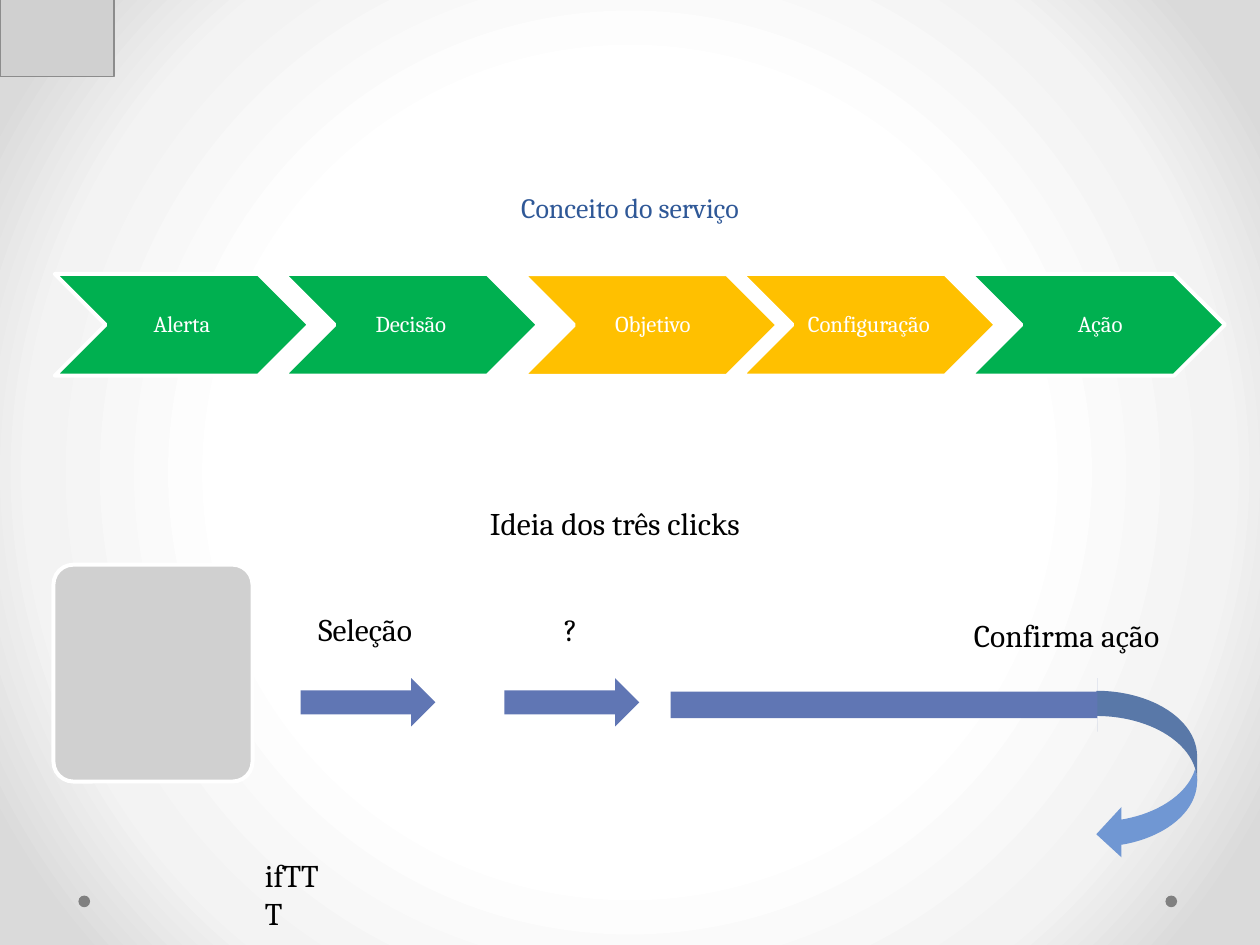
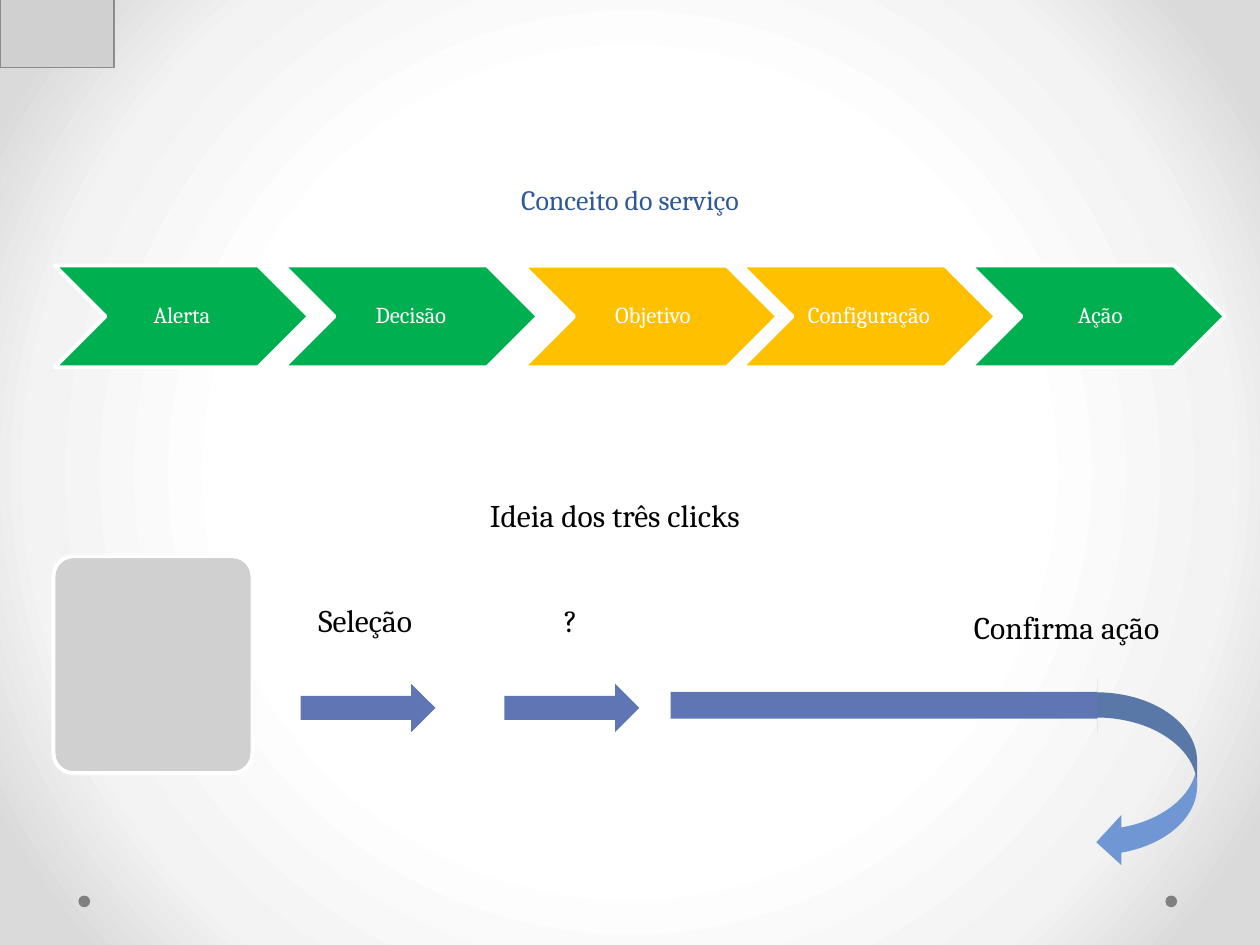
Before and after one commit to Neimarmg/TCC, a slide deck: slide 7 of Ppt-Final.pptx. Drawn at 1260x945 pixels with LibreOffice and Linux fonts; fonts in the diff are those of the drawing; grey boxes stand for pictures. Boxes give left, top, right and bottom in pixels: in the first picture for what was removed or moved away, otherwise in the second. Text is boxed around its words. In the diff, an @@ line names an element or a change of style, - is before the commit and + after.

```diff
--- a/Ppt-Final.pptx
+++ b/Ppt-Final.pptx
@@ 5 texts, 1 title, 1 chevron: place and size @@
-5 texts, 1 title, 1 chevron at box(318, 198, 1159, 654)
+5 texts, 1 title, 1 chevron at box(318, 190, 1159, 646)
@@ 4 texts, 4 chevrons, 2 pictures: place and size @@
-4 texts, 4 chevrons, 2 pictures at box(0, 0, 1225, 781)
+4 texts, 4 chevrons, 2 pictures at box(0, 0, 1225, 774)
@@ right arrow: place and size @@
-right arrow at box(301, 678, 436, 726)
+right arrow at box(301, 684, 436, 732)
@@ right arrow: place and size @@
-right arrow at box(504, 678, 639, 726)
+right arrow at box(504, 684, 639, 732)
@@ curved left arrow: place and size @@
-curved left arrow at box(1096, 690, 1197, 859)
+curved left arrow at box(1096, 692, 1197, 867)
@@ text removed at box(252, 849, 341, 900) @@
-ifTTT
```
Also in this commit, not shown: 3 other slides changed, 1 slide added, 1 slide removed, 1 other file.
